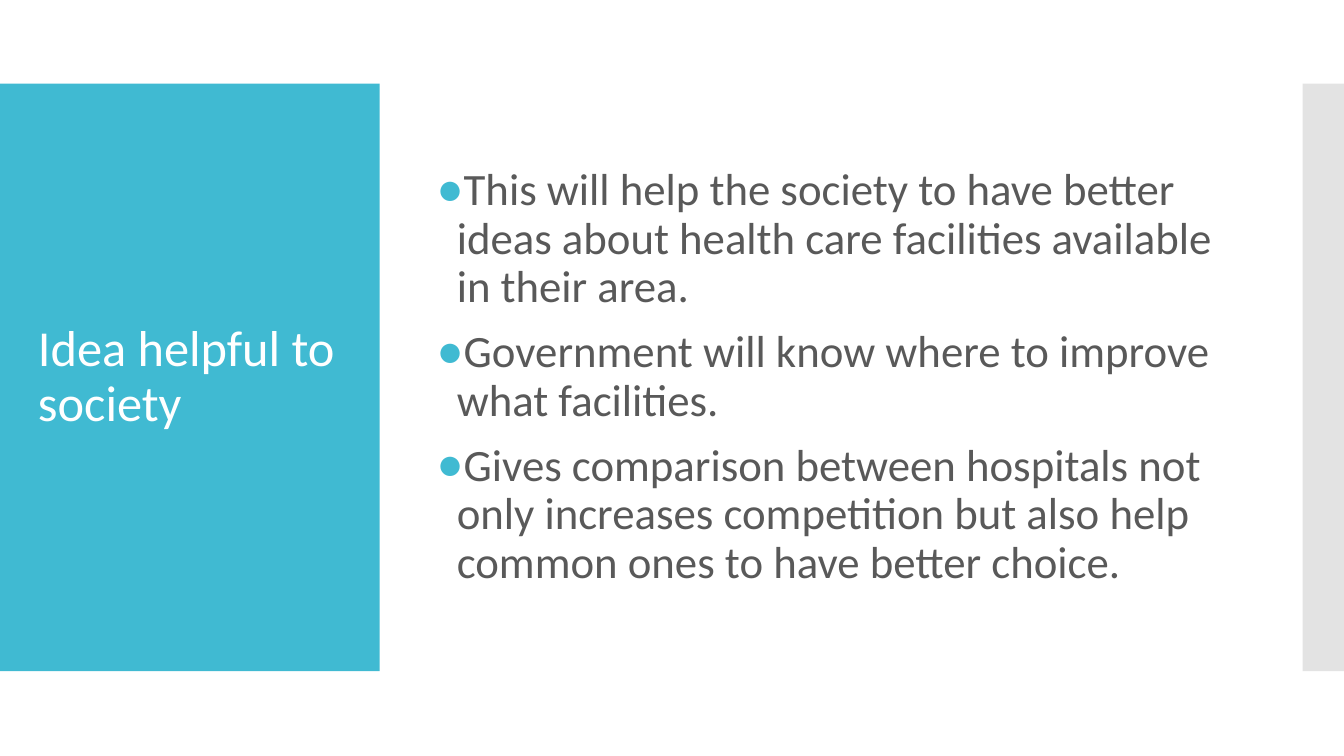
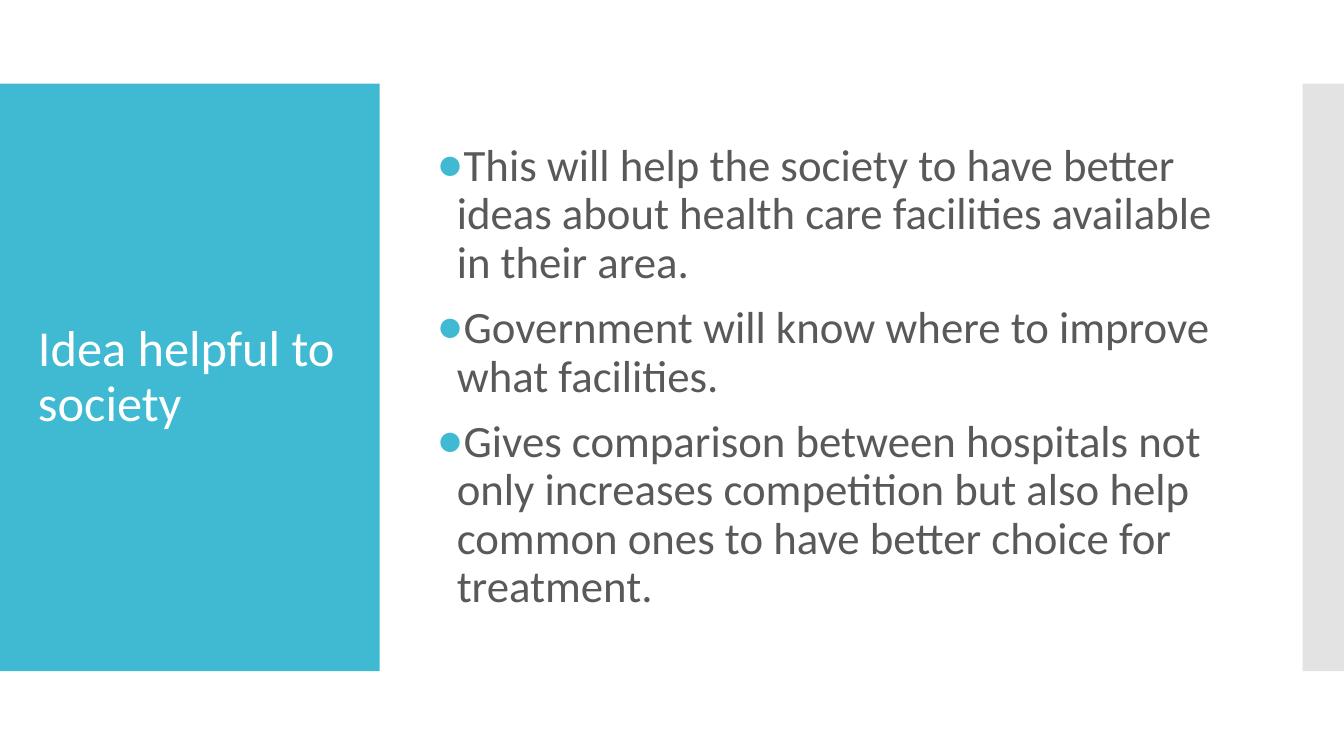
Before and after one commit to AdarshSantoria/Hospital-Data-Analysis, a slide deck: slide 5 of Presentation.pptx. Drawn at 1344x756 pixels with LibreOffice and Linux fonts; fonts in the diff are those of the drawing. Boxes give left, top, right and bottom in pixels: in the first picture for what was removed or moved away, otherwise in the second. Text is boxed around its words. In the diff, an @@ line names an element or a change of style, - is before the commit and + after.

```diff
--- a/Presentation.pptx
+++ b/Presentation.pptx
@@ text at [457,426,1200,603]: text changed @@
-● Gives comparison between hospitals not only increases competition but also help common ones to have better choice.
+● Gives comparison between hospitals not only increases competition but also help common ones to have better choice for treatment.
```
Also in this commit, not shown: 1 other file.
